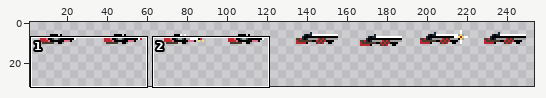
Sprite sheet: media/gfx/weapons/weapons.png. Above, an overview of the earlier version with the close-up marked.
Close-up. Before the commit:
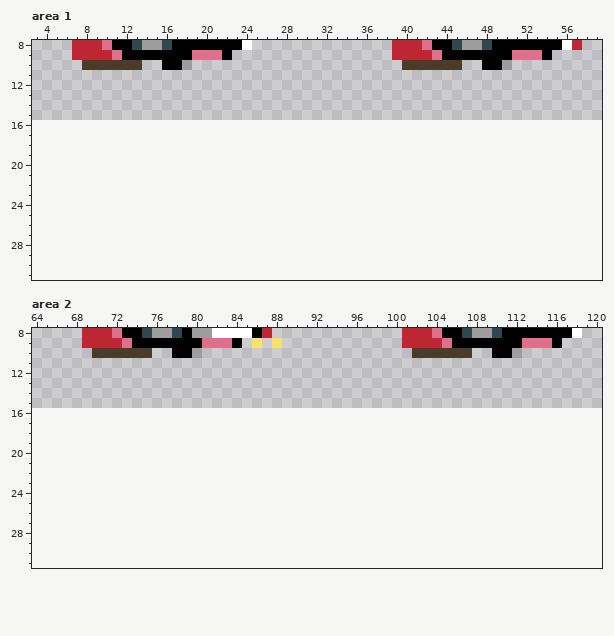
The file is 256x16 pixels. Shown: area 1: x 3..59, y 8..31; area 2: x 64..120, y 8..31. The old version is drawn lined up with the new one, on the new canvas. The wide view leaves out empty margins.
Once edited:
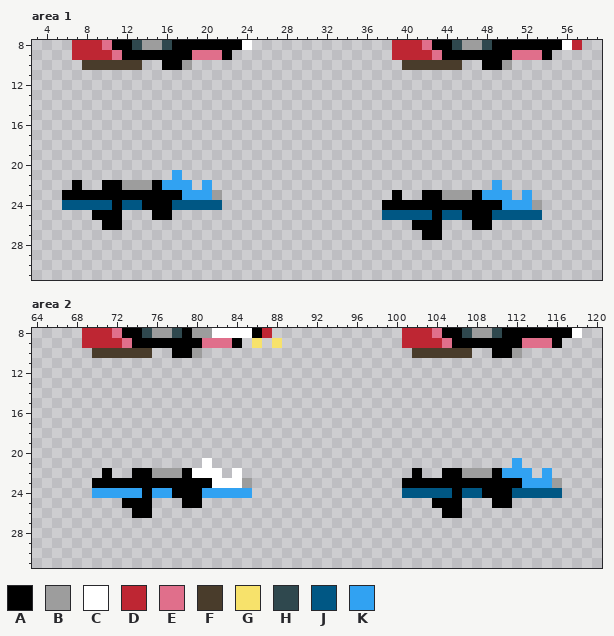
Palette (. is transparent): A #000000  B #9d9d9d  C #ffffff  D #be2633  E #e06f8b  F #493c2b  G #f7e26b  H #2f484e  J #005784  K #31a2f2
Changes in this commit:
{"change": "canvas 256x16 -> 256x32"}
{"where": "area 1"}
{"y":21,"x":17,"old":".","new":"K"}
{"y":22,"x":7,"old":".","new":"A"}
{"y":22,"x":10,"old":".........","new":"AABBBAKKK"}
{"y":22,"x":20,"old":".","new":"K"}
{"y":22,"x":49,"old":".","new":"K"}
{"y":23,"x":6,"old":"................","new":"AAAAAAAAAAAAKKKB"}
{"y":23,"x":39,"old":".","new":"A"}
{"y":23,"x":42,"old":".........","new":"AABBBAKKK"}
{"y":23,"x":52,"old":".","new":"K"}
{"y":24,"x":6,"old":"................","new":"JJJJJAJJAAAJJJJJ"}
{"y":24,"x":38,"old":"................","new":"AAAAAAAAAAAAKKKB"}
{"y":25,"x":9,"old":"...","new":"AAA"}
{"y":25,"x":15,"old":"..","new":"AA"}
{"y":25,"x":38,"old":"................","new":"JJJJJAJJAAAJJJJJ"}
{"y":26,"x":10,"old":"..","new":"AA"}
{"y":26,"x":41,"old":"...","new":"AAA"}
{"y":26,"x":47,"old":"..","new":"AA"}
{"y":27,"x":42,"old":"..","new":"AA"}
{"where": "area 2"}
{"y":21,"x":81,"old":".","new":"C"}
{"y":21,"x":112,"old":".","new":"K"}
{"y":22,"x":71,"old":".","new":"A"}
{"y":22,"x":74,"old":".........","new":"AABBBACCC"}
{"y":22,"x":84,"old":".","new":"C"}
{"y":22,"x":102,"old":".","new":"A"}
{"y":22,"x":105,"old":".........","new":"AABBBAKKK"}
{"y":22,"x":115,"old":".","new":"K"}
{"y":23,"x":70,"old":"................","new":"AAAAAAAAAAAACCCB"}
{"y":23,"x":101,"old":"................","new":"AAAAAAAAAAAAKKKB"}
{"y":24,"x":70,"old":"................","new":"KKKKKAKKAAAKKKKK"}
{"y":24,"x":101,"old":"................","new":"JJJJJAJJAAAJJJJJ"}
{"y":25,"x":73,"old":"...","new":"AAA"}
{"y":25,"x":79,"old":"..","new":"AA"}
{"y":25,"x":104,"old":"...","new":"AAA"}
{"y":25,"x":110,"old":"..","new":"AA"}
{"y":26,"x":74,"old":"..","new":"AA"}
{"y":26,"x":105,"old":"..","new":"AA"}
